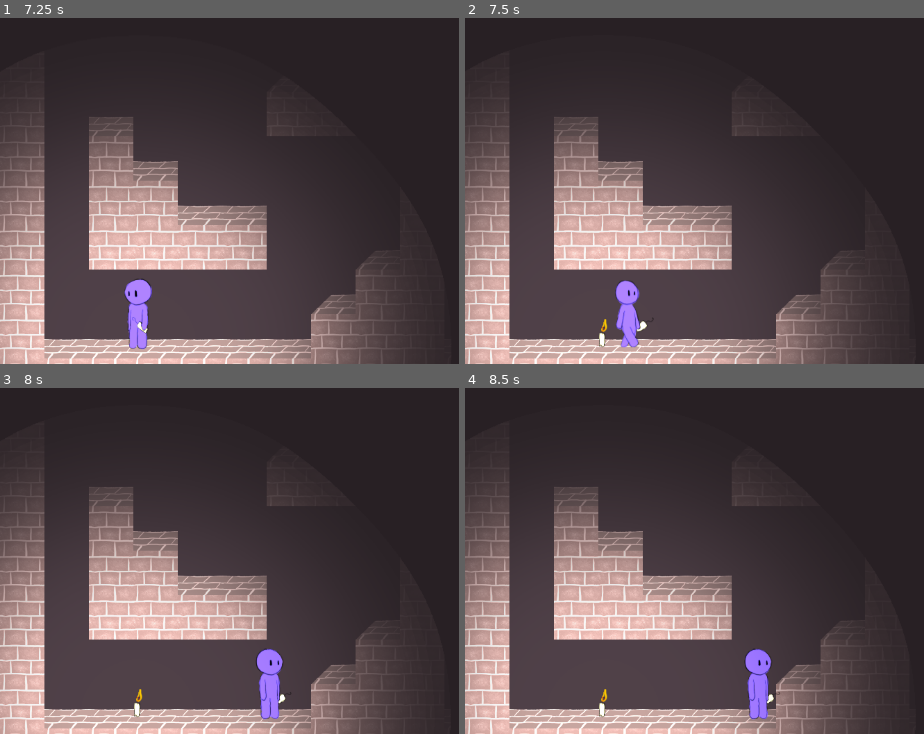
Above: before the commit, frames 1-4 (two rows, left to right).
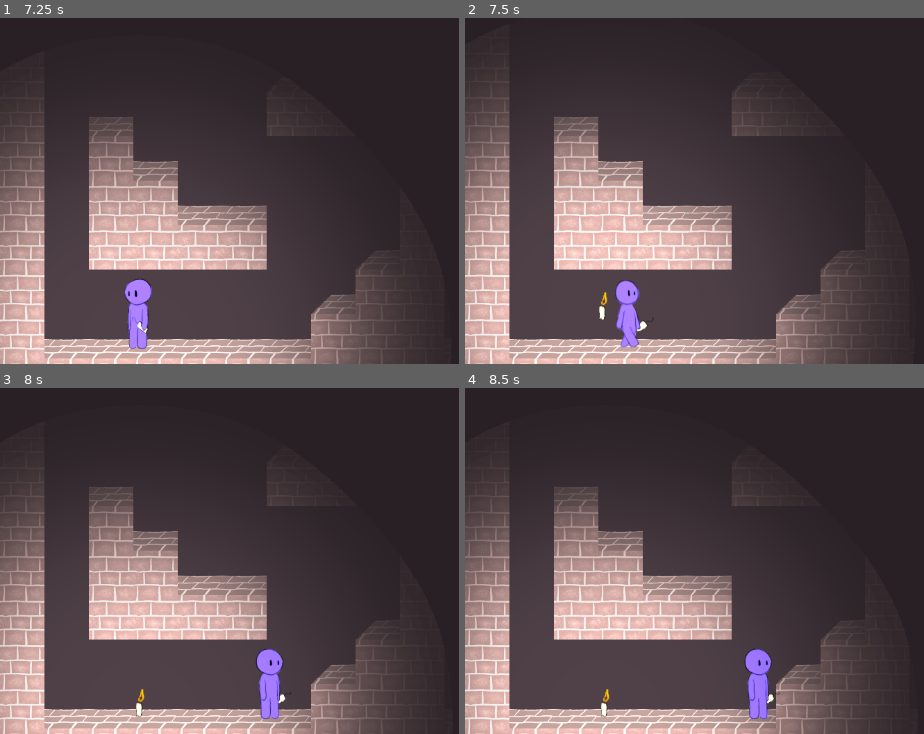
Above: after the commit, the same moments.

Repository: isaacwkm/csgd-capstone-project
Game: Godot game, scene res://scenes/world.tscn
Same seed, same stepped clock (60 frames per second), same inputs: the game is played once before the commit and once after it.
Inputs:
- Up to frame 1 (7.25 s): tap Enter (ui_accept) at 0.5, 0.77, 1.52, 3.02, 3.77, 4.52, 5.75, 6.02, 6.77 s; hold E 0.53-1.28 s; hold D 0.53-2.03 s; tap E every 1.5 s from 1.35 to 5.85 s; hold A 2.03-2.78 s; hold E 2.03-2.78 s; hold D 2.78-4.28 s; hold E 3.53-4.28 s; hold A 4.28-5.03 s; hold D 5.03-5.78 s; hold E 5.03-5.78 s; hold A from 5.78 s (still down); hold E from 6.53 s (still down)
- Up to frame 2 (7.5 s): release A at 7.28 s; release E at 7.28 s; hold D from 7.28 s (still down); tap E at 7.35 s
- Up to frame 3 (8 s): keep holding D; tap Enter (ui_accept) at 7.52 s
- Up to frame 4 (8.5 s): keep holding D; hold E from 8.03 s (still down)

Frame 1 is identical in both runs. In frame 2, 5.6% of the frame differs, in the area x 0-60%, y 25-96%; in frame 3, 0.1%; in frame 4, 0.1%.

Commit message:
Have player character carry the candle at an upward offset rather than at their feet.

Diff:
--- a/objects/candle.gd
+++ b/objects/candle.gd
@@ -15,7 +15,7 @@
 # Called every frame. 'delta' is the elapsed time since the previous frame.
 func _physics_process(delta: float) -> void:
 	if picked:
-		global_position = _player.global_position
+		global_position = _player.global_position + Vector2.UP*48
 		linear_velocity = Vector2.ZERO
 
 func _input(event: InputEvent) -> void:
